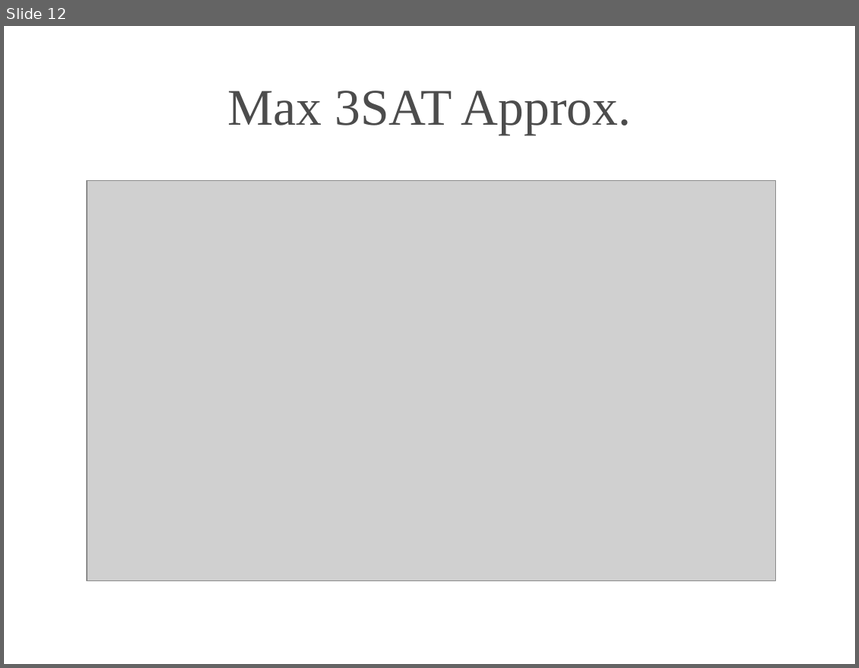
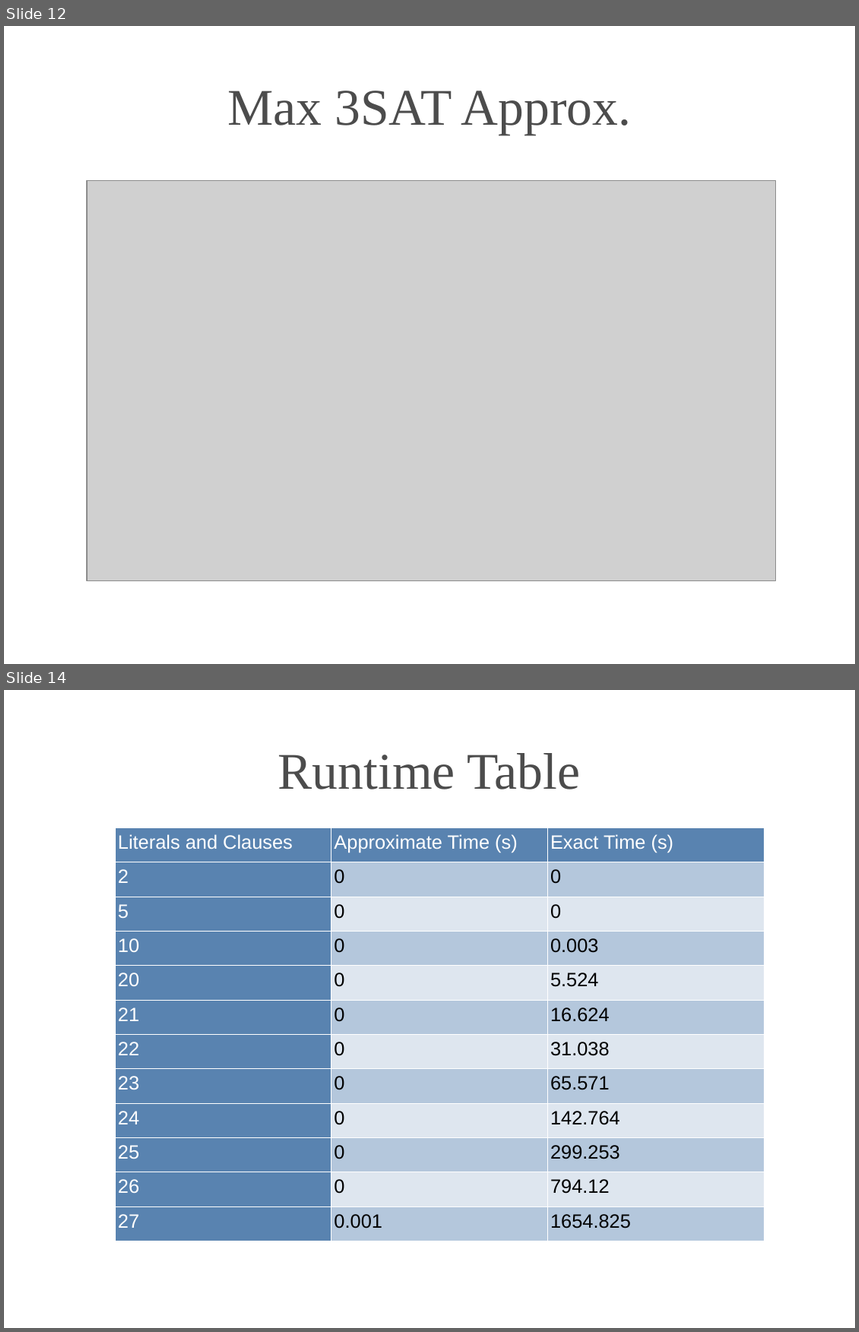
Before and after one commit to neuma2ag/np, a slide deck: np.odp. Shown one above the other, each under a label of ours: slide 12 before the commit, slides 12 and 14 after it; the slides between them are not shown. The pictures are 859x668 and 859x1332 pixels, drawn with LibreOffice and Linux fonts; fonts in the diff are those of the drawing; grey boxes stand for pictures; background and template pictures are left out. Boxes give left, top, right and bottom in pixels: in the first picture for what was removed or moved away, otherwise in the second. Text is boxed around its words. In the diff, an @@ line names an element or a change of style, - is before the commit and + after.

```diff
--- a/np.odp
+++ b/np.odp
@@ slide 14 added at (4, 690, 855, 1328), background picture (left out) @@
@@ title added at (278, 753, 580, 790), 48 pt, text #4C4C4C @@
+Runtime Table
@@ table added at (115, 828, 764, 1242), 12 rows, 3 columns @@
+Literals and Clauses | Approximate Time (s) | Exact Time (s)
+2 | 0 | 0
+5 | 0 | 0
+10 | 0 | 0.003
+20 | 0 | 5.524
+21 | 0 | 16.624
+22 | 0 | 31.038
+23 | 0 | 65.571
+24 | 0 | 142.764
+25 | 0 | 299.253
+26 | 0 | 794.12
+27 | 0.001 | 1654.825
```
Also in this commit, not shown: 1 slide changed, 2 other files.
